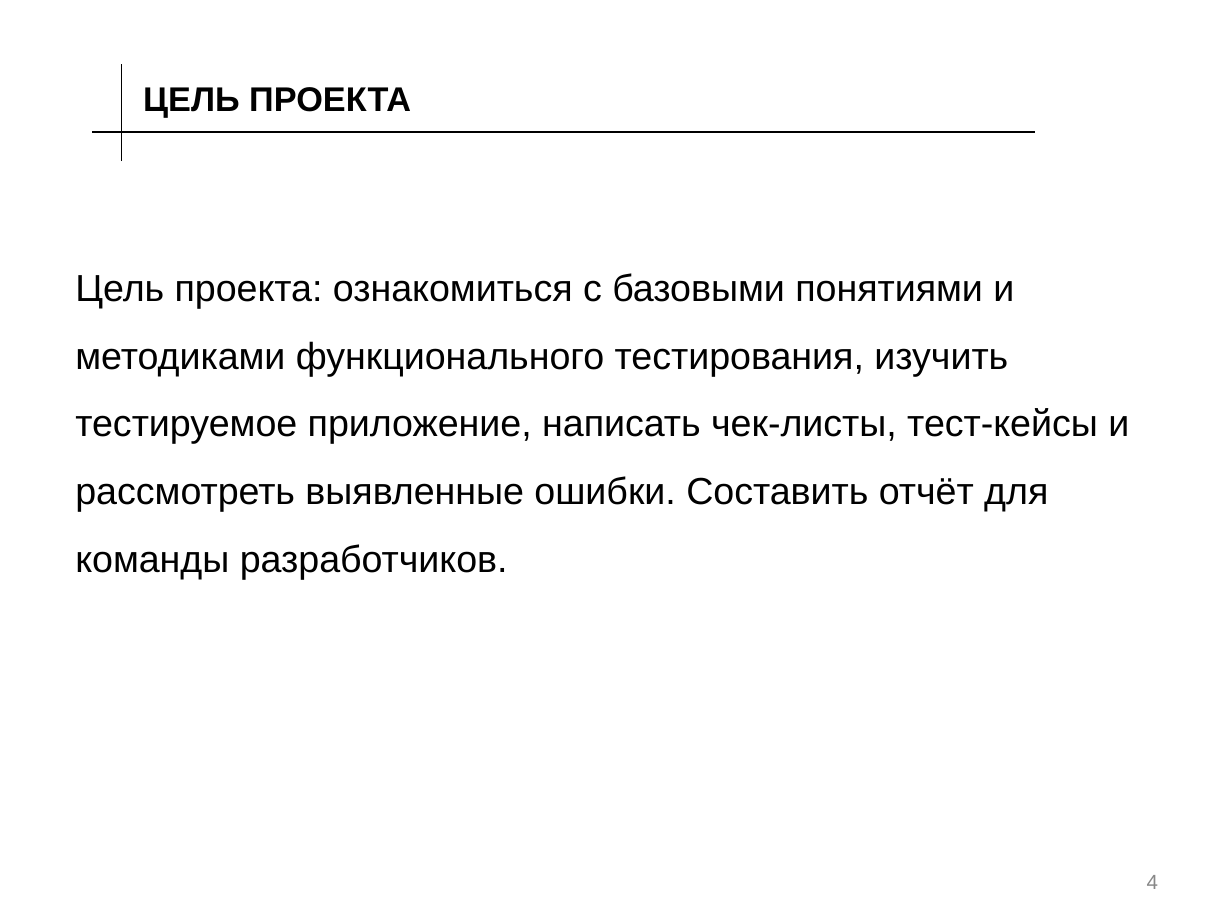
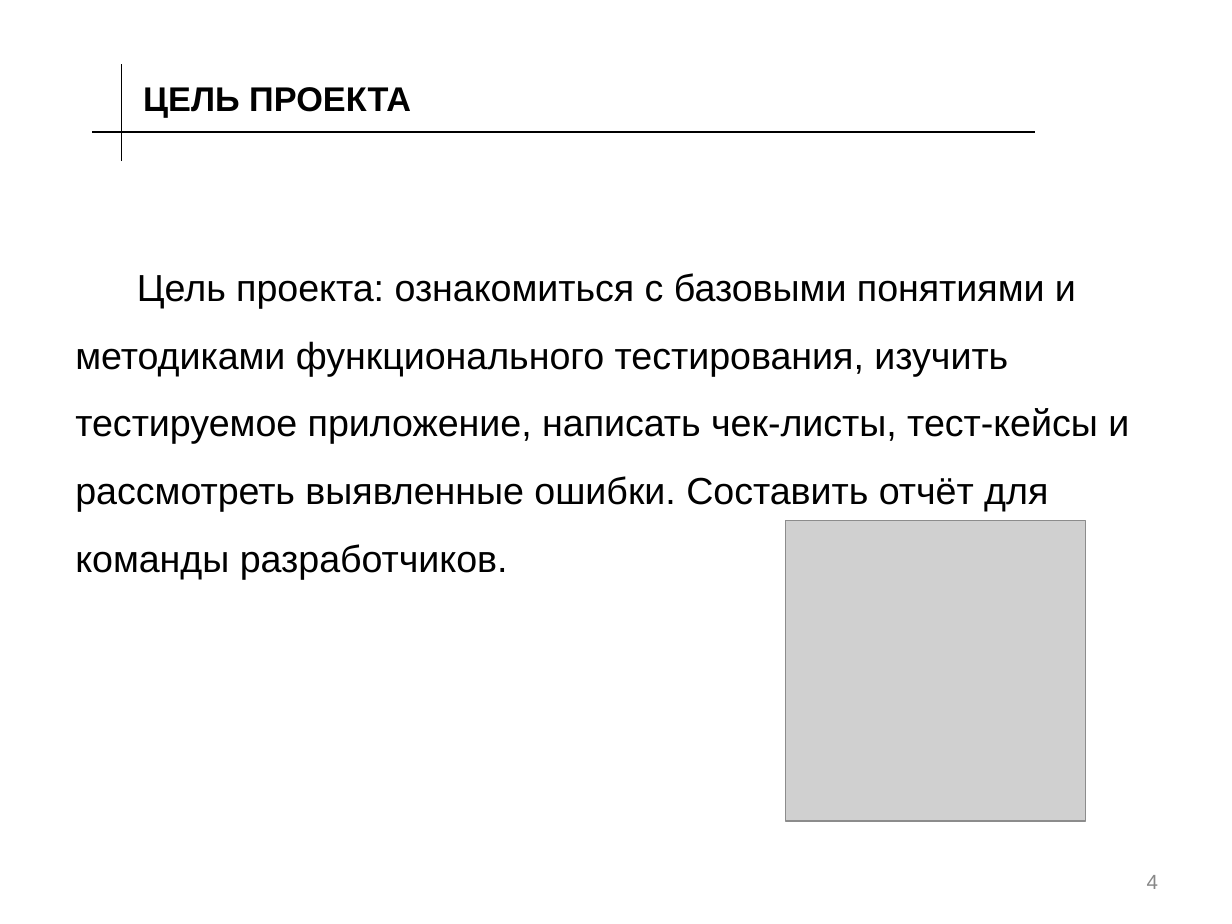
Before and after one commit to vladimirmiloradov/mospolytech-sdo-testing, a slide deck: slide 4 of Презентация.pptx. Drawn at 1232x924 pixels with LibreOffice and Linux fonts; fonts in the diff are those of the drawing; grey boxes stand for pictures; background and template pictures are left out. Boxes give left, top, right and bottom in pixels: in the first picture for what was removed or moved away, otherwise in the second. Text is boxed around its words. In the diff, an @@ line names an element or a change of style, - is before the commit and + after.

```diff
--- a/Презентация.pptx
+++ b/Презентация.pptx
@@ text "Цель проекта: ознакомиться с базовыми ..." at box(75, 273, 1129, 579): indent changed @@
@@ picture added at box(786, 521, 1087, 822) @@
```
Also in this commit, not shown: 8 other slides changed.
